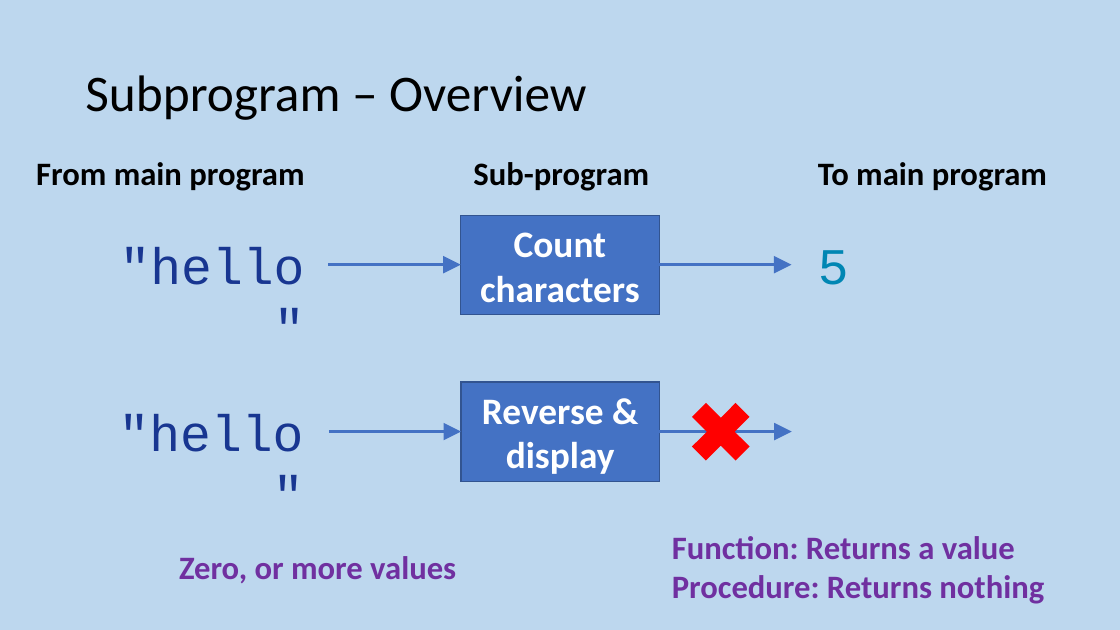
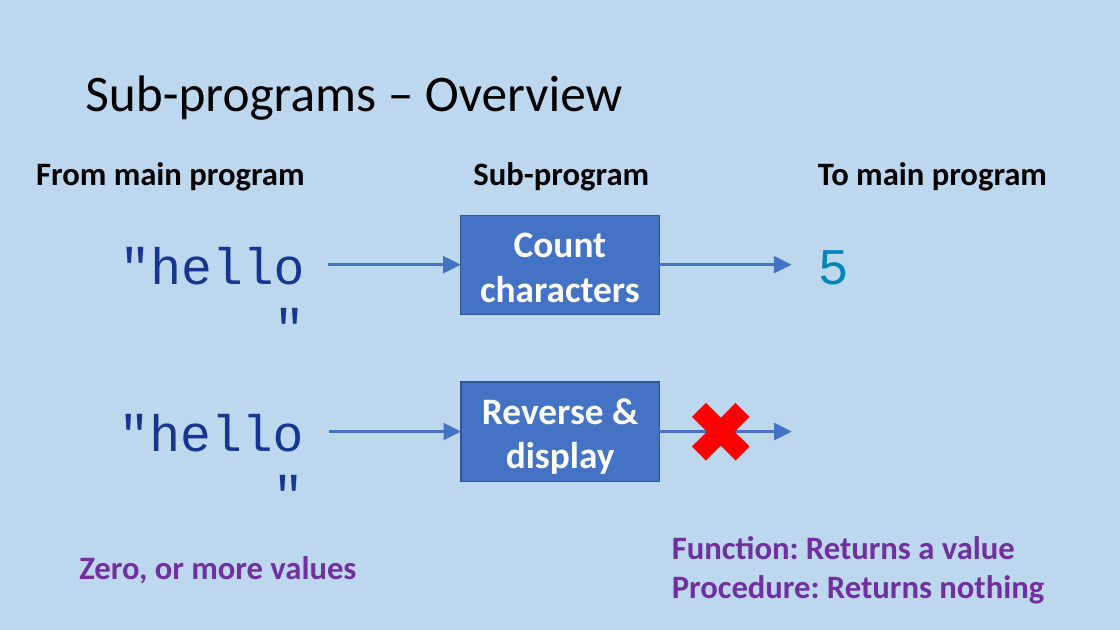
Before and after one commit to MrFriendCS/MrFriendCS.github.io, a slide deck: slide 12 of h-cs/sdd/H CS SDD Slides.pptx (slide 8 before the commit). Drawn at 1120x630 pixels with LibreOffice and Linux fonts; fonts in the diff are those of the drawing. Boxes give left, top, right and bottom in pixels: in the first picture for what was removed or moved away, otherwise in the second. Text is boxed around its words. In the diff, an @@ line names an element or a change of style, - is before the commit and + after.

```diff
--- a/h-cs/sdd/H CS SDD Slides.pptx
+++ b/h-cs/sdd/H CS SDD Slides.pptx
@@ title at (85, 75, 622, 120): text changed @@
-Subprogram – Overview
+Sub-programs – Overview
@@ text "Zero, or more values": place and size @@
-text "Zero, or more values" at (179, 556, 456, 583)
+text "Zero, or more values" at (79, 556, 356, 583)
```
Also in this commit, not shown: 19 other slides changed, 3 slides added, 1 slide removed.
